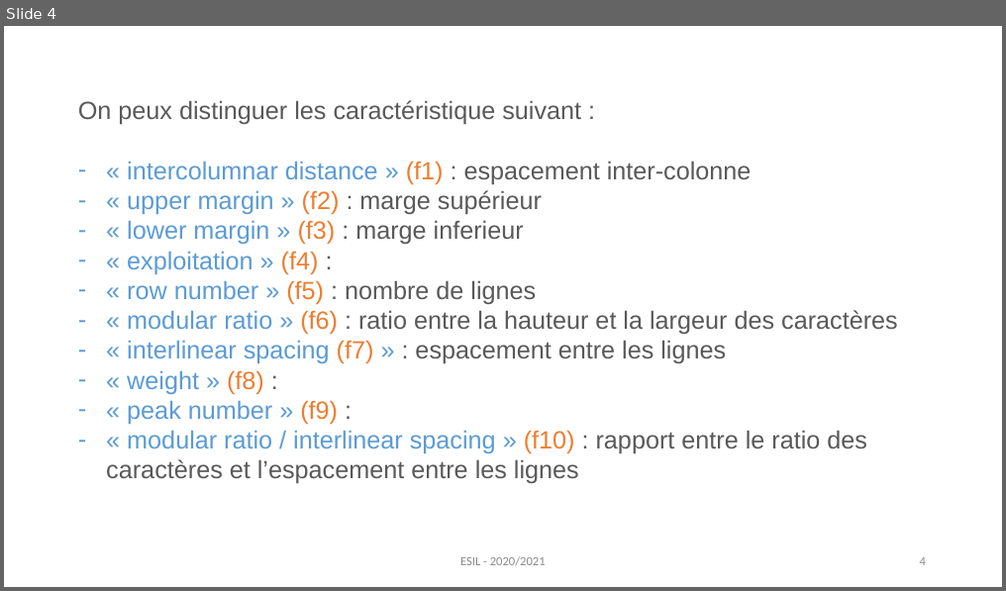
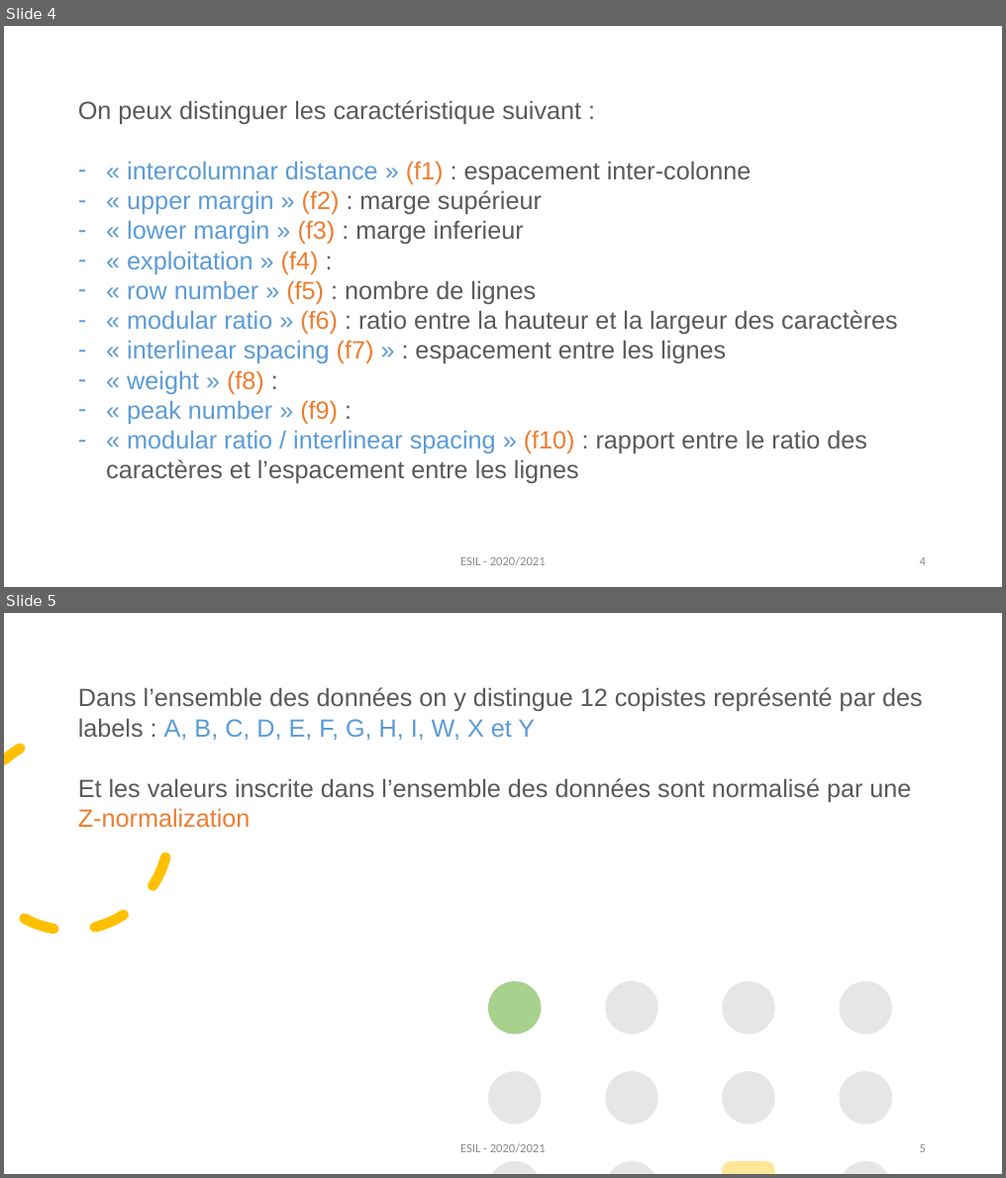
Before and after one commit to virtuel75/avila-analysis, a slide deck: docs/Avila analysis - Presentation.pptx. Shown one above the other, each under a label of ours: slide 4 before the commit, slides 4 and 5 after it. The pictures are 1006x591 and 1006x1178 pixels, drawn with LibreOffice and Linux fonts; fonts in the diff are those of the drawing. Boxes give left, top, right and bottom in pixels: in the first picture for what was removed or moved away, otherwise in the second. Text is boxed around its words. In the diff, an @@ line names an element or a change of style, - is before the commit and + after.

```diff
--- a/docs/Avila analysis - Presentation.pptx
+++ b/docs/Avila analysis - Presentation.pptx
@@ slide 5 added at box(4, 613, 1002, 1174), background #FFFFFF @@
@@ text added at box(78, 687, 923, 740), 24 pt, text #595959 @@
+Dans l’ensemble des données on y distingue 12 copistes représenté par des labels : A, B, C, D, E, F, G, H, I, W, X et Y
@@ arc (boxed as its full ellipse) added at box(4, 712, 191, 953), outline #FFC000 10 pt dashed @@
@@ text added at box(78, 778, 911, 828), 24 pt, text #595959 @@
+Et les valeurs inscrite dans l’ensemble des données sont normalisé par une Z-normalization
@@ text added at box(460, 1144, 546, 1154), 12 pt, text #8C8C8C @@
+ESIL - 2020/2021
@@ page number added at box(920, 1145, 926, 1153), 12 pt, text #8C8C8C @@
+5
@@ group added at box(488, 981, 893, 1174): 11 ellipses, 1 rounded rectangle @@
```
Also in this commit, not shown: 4 slides changed, 2 other slides added, 2 slides removed, 1 other file.
